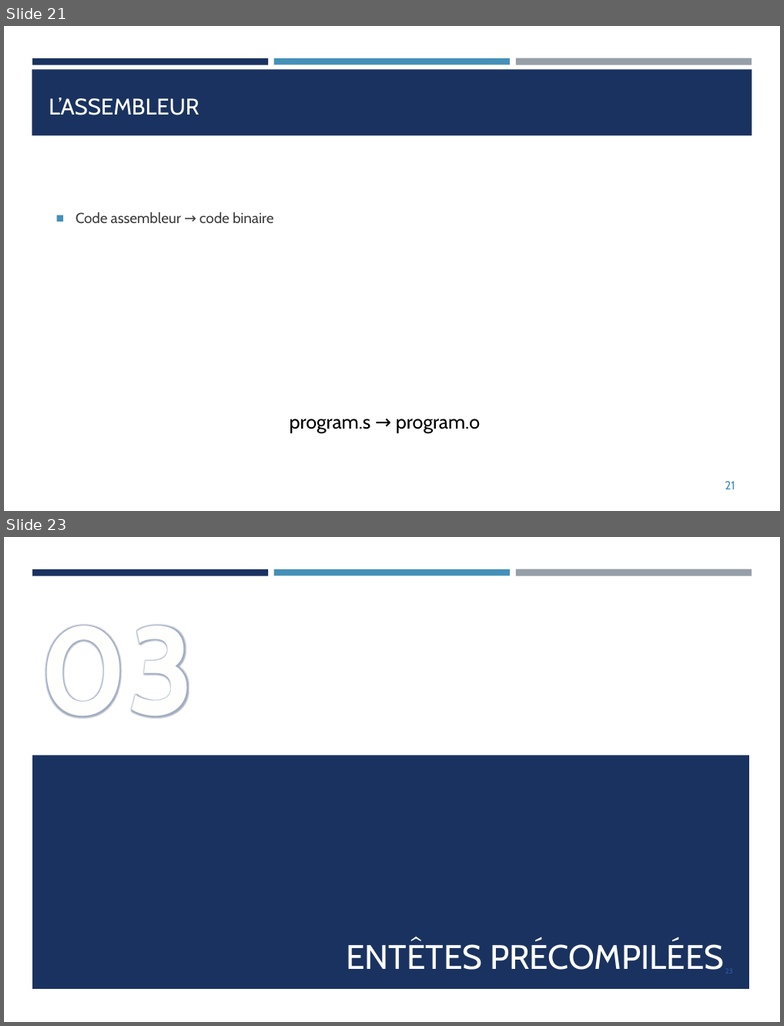
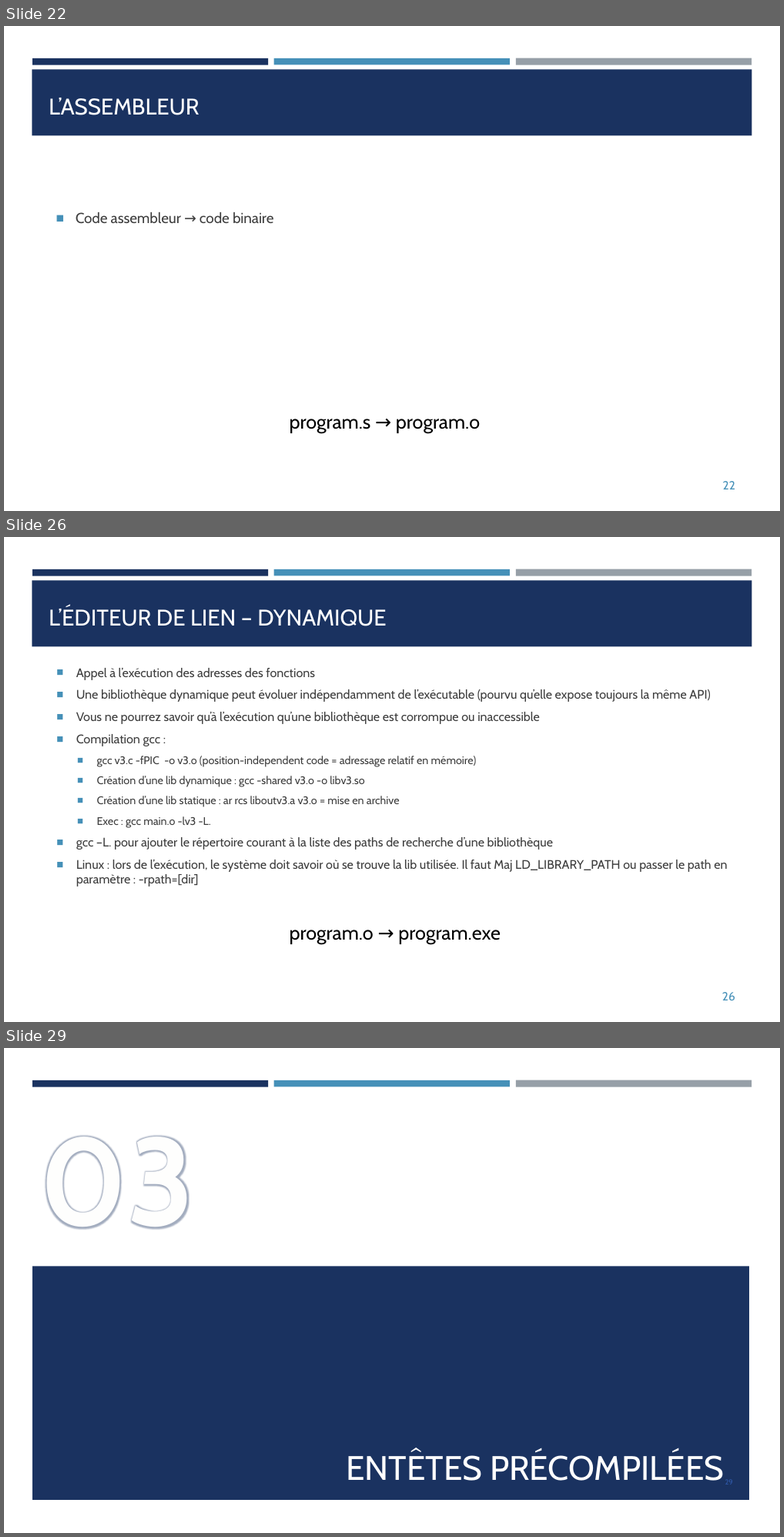
Before and after one commit to franckginguene/cpp_scalian, a slide deck: diapos/CPP_matin.pptx. Shown one above the other, each under a label of ours: slides 21 and 23 before the commit, slides 22, 26 and 29 after it; the slides between them are not shown. The pictures are 784x1026 and 784x1537 pixels, drawn with LibreOffice and Linux fonts; fonts in the diff are those of the drawing. Boxes give left, top, right and bottom in pixels: in the first picture for what was removed or moved away, otherwise in the second. Text is boxed around its words. In the diff, an @@ line names an element or a change of style, - is before the commit and + after.

```diff
--- a/diapos/CPP_matin.pptx
+++ b/diapos/CPP_matin.pptx
@@ slide 26 added at bbox=[4, 537, 780, 1022], background #FFFFFF; not listed: 4 template elements that a slide beside it also shows @@
@@ title added at bbox=[49, 606, 386, 626], 21 pt, text #FFFFFF @@
+L’ÉDITEUR DE LIEN – DYNAMIQUE
@@ text added at bbox=[76, 668, 727, 887], 11.5 pt, text #3D3D3D @@
+■ Appel à l’exécution des adresses des fonctions
+■ Une bibliothèque dynamique peut évoluer indépendamment de l’exécutable (pourvu qu’elle expose toujours la même API)
+■ Vous ne pourrez savoir qu’à l’exécution qu’une bibliothèque est corrompue ou inaccessible
+■ Compilation gcc :
+  ■ gcc v3.c -fPIC -o v3.o (position-independent code = adressage relatif en mémoire)
+  ■ Création d’une lib dynamique : gcc -shared v3.o -o libv3.so
+  ■ Création d’une lib statique : ar rcs liboutv3.a v3.o = mise en archive
+  ■ Exec : gcc main.o -lv3 -L.
+■ gcc –L. pour ajouter le répertoire courant à la liste des paths de recherche d’une bibliothèque
+■ Linux : lors de l’exécution, le système doit savoir où se trouve la lib utilisée. Il faut Maj LD_LIBRARY_PATH ou passer le path en paramètre : -rpath=[dir]
@@ text added at bbox=[290, 930, 501, 944], 18 pt, text #000000 @@
+program.o → program.exe
@@ page number added at bbox=[722, 992, 736, 1001], 11 pt, text #4590B8 @@
+26
@@ what was slide 21 is now slide 22 @@
@@ page number at bbox=[723, 481, 736, 490]: text changed @@
-21
+22
@@ what was slide 23 is now slide 29 @@
```
Also in this commit, not shown: 4 slides changed, 5 other slides added.
